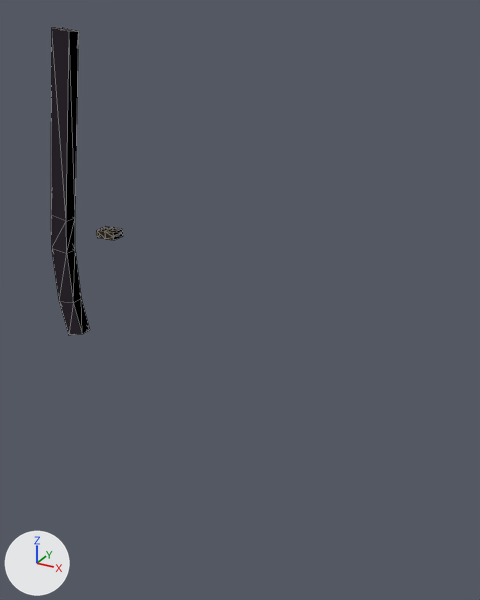
The glTF model Specs/Data/Cesium3DTiles/Batched/B3DMTEST/GZDT/0_2_3_3_3.glb as it was, and as the next commit left it.
Before and after are seen from a 50 mm lens placed at (13886.0, -944.0, 1832.0), pointed at (13348.0, 33.0, 1343.0). Lighting does not change. The marker at lower left points along +X, +Y and +Z. Mesh edges are drawn as thin lines. Vertices at the same position are counted once.

Before the edit, the objects in view are built like this:
```python
me_0_2_3_3_3 = bpy.data.meshes.new('0_2_3_3_3')
me_0_2_3_3_3.from_pydata(...)  # 64 vertices, 108 faces; spans x 12925.0..13115.0, y -28.0..27.0, z 1187.0..1800.0
# faces by material slot: [40, 36, 32]
me_0_2_3_3_3.materials.append(mat_material_0)  # brown #b89b73
me_0_2_3_3_3.materials.append(mat_material_1)  # grey #9f8fa2
me_0_2_3_3_3.materials.append(mat_material_2)  # grey #8e8e8e
ob_0_2_3_3_3 = bpy.data.objects.new('0_2_3_3_3', me_0_2_3_3_3)
ob_0_2_3_3_3.location = (0.0, 0.0, 0.0)
```
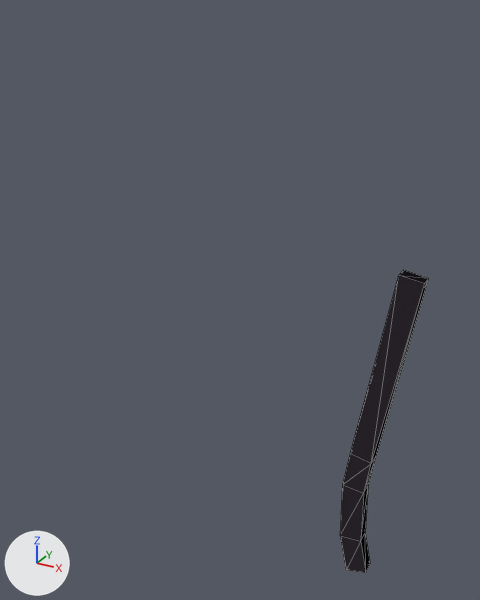
The change in detail:
me_0_2_3_3_3 has 64 vertices, 108 faces and spans x 12925.0..13115.0, y -28.0..27.0, z 1187.0..1800.0.
me_0_2_3_3_3 is used by ob_0_2_3_3_3; location (0.0, 0.0, 0.0).
me_0_2_3_3_3 part 1: the loose piece of 20 vertices spanning x 12925.0..13027.0, y 2.0..27.0, z 1187.0..1800.0 is moved by (656.0, -7.0, -339.0), in mat_material_0 (grey #9f8fa2).
me_0_2_3_3_3 part 2: the loose piece of 16 vertices spanning x 13096.0..13115.0, y -28.0..-1.0, z 1437.0..1453.0 is deleted.
me_0_2_3_3_3 part 3: the loose piece of 8 vertices spanning x 13075.0..13094.0, y -27.0..0.0, z 1436.0..1452.0 is deleted.
me_0_2_3_3_3 no longer uses material mat_material_1 (grey #9f8fa2).
me_0_2_3_3_3 no longer uses material mat_material_2 (grey #8e8e8e).

Pixel boxes (x1, y1, x2, y2) of what changed, in the pictures (480 x 600 px; the box of a moved part takes in the faces that stretch with it):
'0_2_3_3_3', reshaped (23% wider)
    before: (51, 27, 123, 335)
    after: (340, 270, 429, 573)
part 1 of me_0_2_3_3_3, moved or reshaped
    before: (51, 27, 90, 335)
    after: (340, 270, 429, 573)
part 2 of me_0_2_3_3_3, deleted
    before: (105, 228, 123, 240)
part 3 of me_0_2_3_3_3, deleted
    before: (97, 227, 114, 239)
